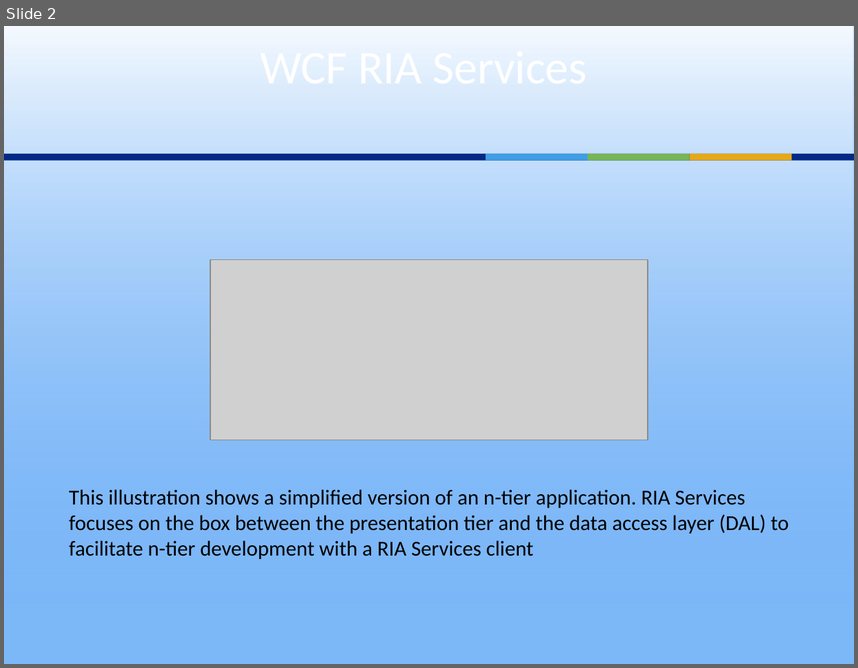
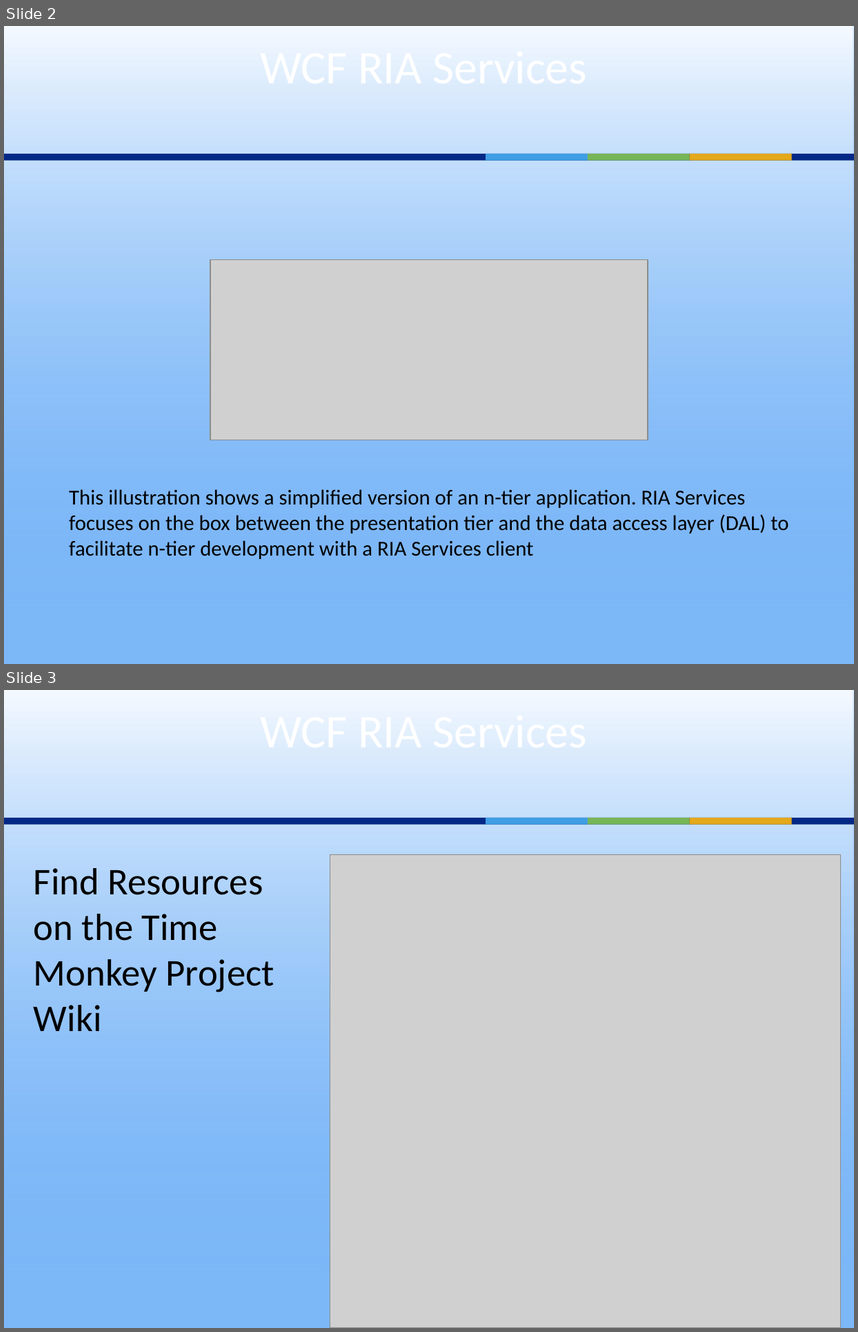
Before and after one commit to paulyoder/Presentations, a slide deck: WCF RIA Services/WCF RIA Services.pptx. Shown one above the other, each under a label of ours: slide 2 before the commit, slides 2 and 3 after it. The pictures are 858x668 and 858x1332 pixels, drawn with LibreOffice and Linux fonts; fonts in the diff are those of the drawing; grey boxes stand for pictures. Boxes give left, top, right and bottom in pixels: in the first picture for what was removed or moved away, otherwise in the second. Text is boxed around its words. In the diff, an @@ line names an element or a change of style, - is before the commit and + after.

```diff
--- a/WCF RIA Services/WCF RIA Services.pptx
+++ b/WCF RIA Services/WCF RIA Services.pptx
@@ slide 3 added at (4, 690, 854, 1328), background #7CB7F8; not listed: 5 template elements that a slide beside it also shows @@
@@ picture added at (330, 855, 840, 1328) @@
@@ text added at (34, 868, 274, 1031), 32 pt, text #000000 @@
+Find Resources on the Time Monkey Project Wiki
```
Also in this commit, not shown: 1 slide removed, 2 other files.
